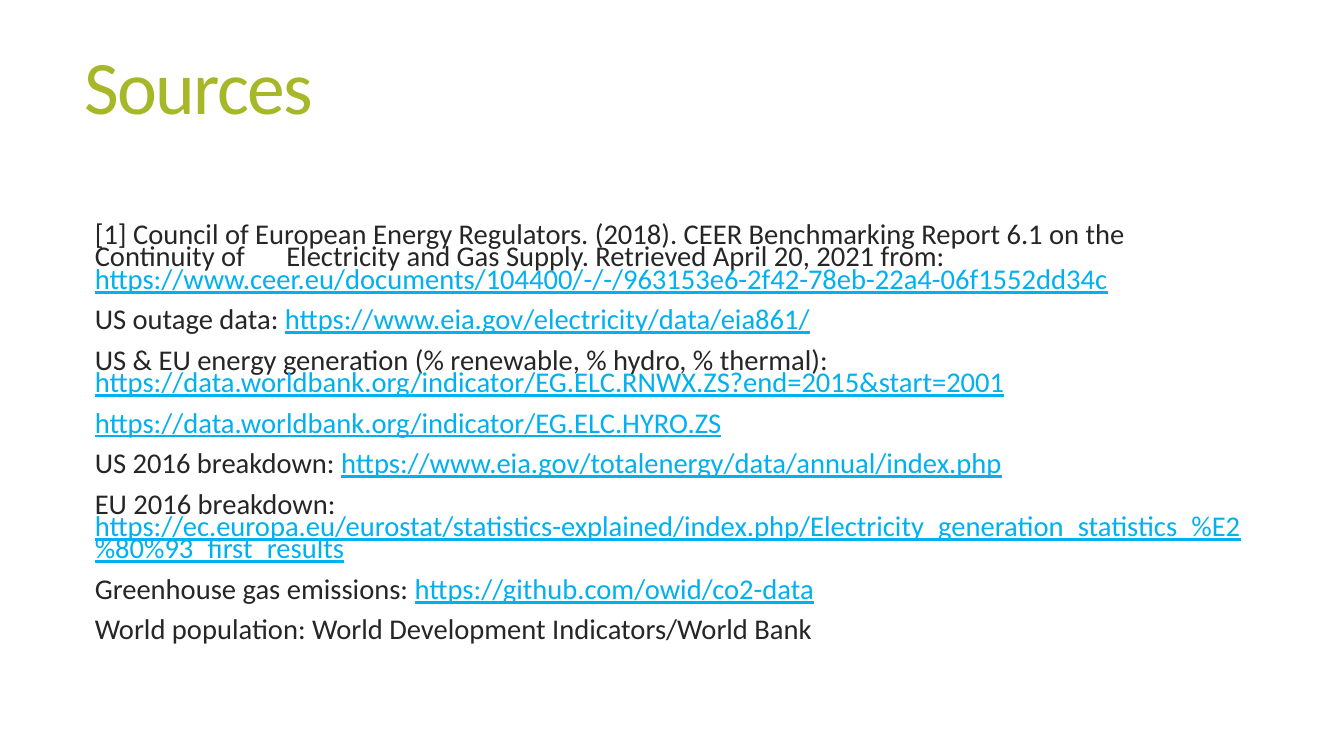
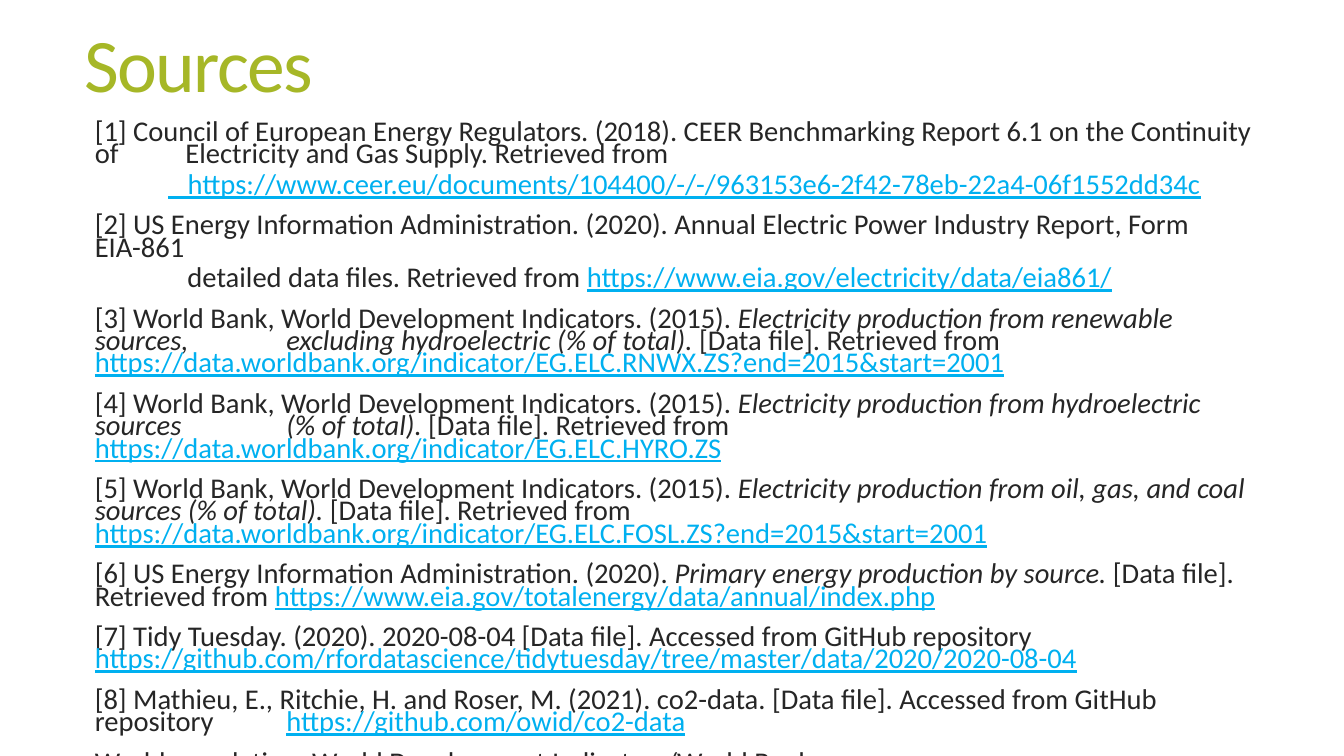
Before and after one commit to megball/DS6390-project, a slide deck: slide 8 of docs/MeganBall_Energy_DataStory_DS6390.pptx. Drawn at 1344x756 pixels with LibreOffice and Linux fonts; fonts in the diff are those of the drawing. Boxes give left, top, right and bottom in pixels: in the first picture for what was removed or moved away, otherwise in the second. Text is boxed around its words. In the diff, an @@ line names an element or a change of style, - is before the commit and + after.

```diff
--- a/docs/MeganBall_Energy_DataStory_DS6390.pptx
+++ b/docs/MeganBall_Energy_DataStory_DS6390.pptx
@@ title "Sources" moved from (x1=85, y1=65, x2=314, y2=115) to (x1=85, y1=43, x2=314, y2=93) @@
@@ text "[1] Council of European Energy ..." moved from (x1=95, y1=223, x2=1240, y2=644) to (x1=95, y1=120, x2=1251, y2=736) @@
@@ text at (x1=95, y1=120, x2=1251, y2=736): text changed; text colour #00B0F0 to #262626 @@
-  [1] Council of European Energy Regulators. (2018). CEER Benchmarking Report 6.1 on the Continuity of Electricity and Gas Supply. Retrieved April 20, 2021 from: https://www.ceer.eu/documents/104400/-/-/963153e6-2f42-78eb-22a4-06f1552dd34c
-  US outage data: https://www.eia.gov/electricity/data/eia861/
-  US & EU energy generation (% renewable, % hydro, % thermal): https://data.worldbank.org/indicator/EG.ELC.RNWX.ZS?end=2015&start=2001
-  https://data.worldbank.org/indicator/EG.ELC.HYRO.ZS
-  US 2016 breakdown: https://www.eia.gov/totalenergy/data/annual/index.php
-  EU 2016 breakdown: https://ec.europa.eu/eurostat/statistics-explained/index.php/Electricity_generation_statistics_%E2%80%93_first_results
-  Greenhouse gas emissions: https://github.com/owid/co2-data
+  [1] Council of European Energy Regulators. (2018). CEER Benchmarking Report 6.1 on the Continuity of Electricity and Gas Supply. Retrieved from
+    https://www.ceer.eu/documents/104400/-/-/963153e6-2f42-78eb-22a4-06f1552dd34c
+  [2] US Energy Information Administration. (2020). Annual Electric Power Industry Report, Form EIA-861
+    detailed data files. Retrieved from https://www.eia.gov/electricity/data/eia861/
+  [3] World Bank, World Development Indicators. (2015). Electricity production from renewable sources, excluding hydroelectric (% of total). [Data file]. Retrieved from https://data.worldbank.org/indicator/EG.ELC.RNWX.ZS?end=2015&start=2001
+  [4] World Bank, World Development Indicators. (2015). Electricity production from hydroelectric sources (% of total). [Data file]. Retrieved from https://data.worldbank.org/indicator/EG.ELC.HYRO.ZS
+  [5] World Bank, World Development Indicators. (2015). Electricity production from oil, gas, and coal sources (% of total). [Data file]. Retrieved from https://data.worldbank.org/indicator/EG.ELC.FOSL.ZS?end=2015&start=2001
+  [6] US Energy Information Administration. (2020). Primary energy production by source. [Data file]. Retrieved from https://www.eia.gov/totalenergy/data/annual/index.php
+  [7] Tidy Tuesday. (2020). 2020-08-04 [Data file]. Accessed from GitHub repository https://github.com/rfordatascience/tidytuesday/tree/master/data/2020/2020-08-04
+  [8] Mathieu, E., Ritchie, H. and Roser, M. (2021). co2-data. [Data file]. Accessed from GitHub repository https://github.com/owid/co2-data
```
Also in this commit, not shown: 5 other slides changed, 5 other files.
